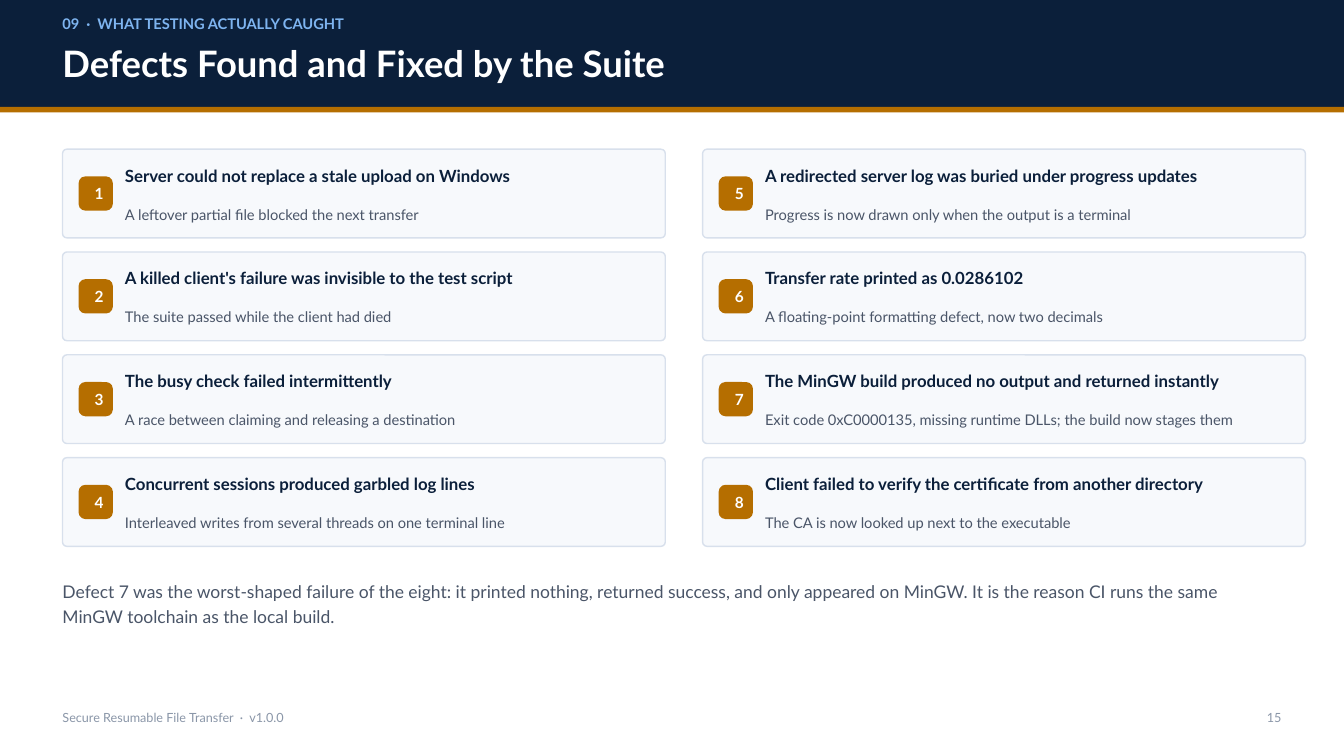
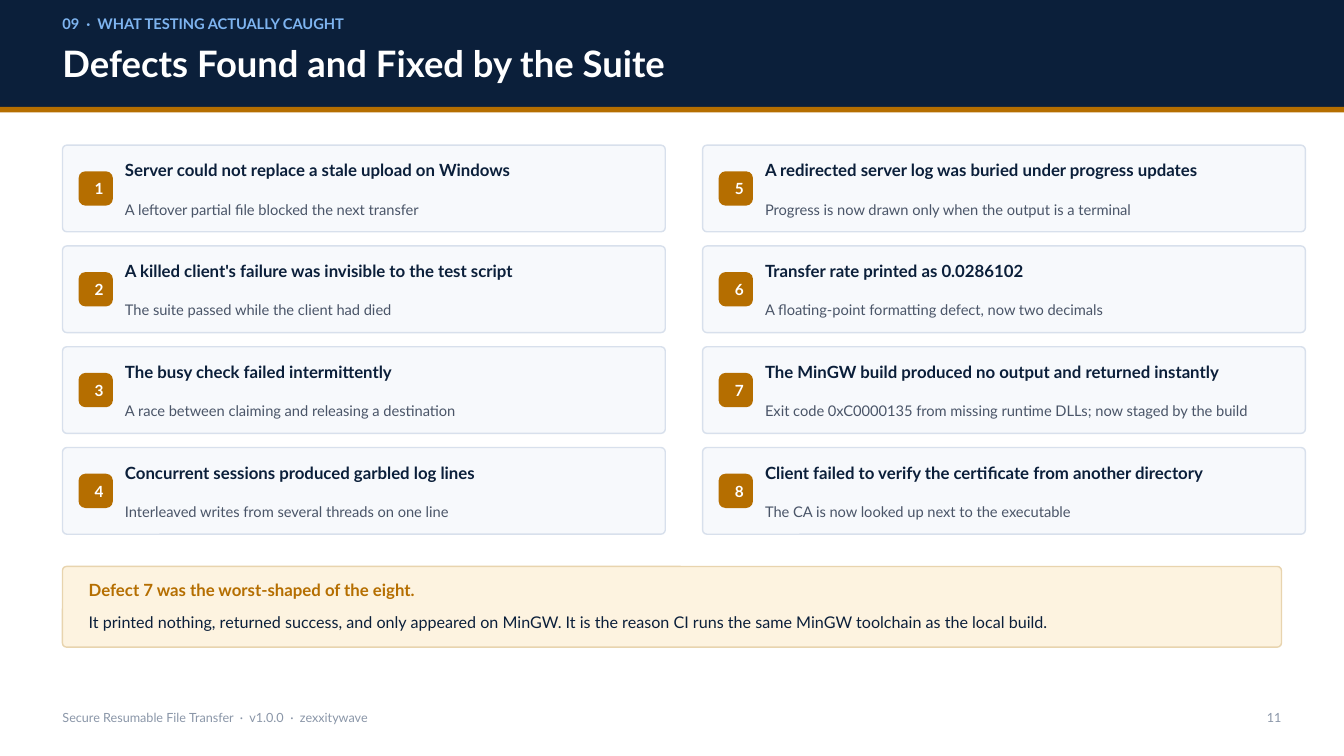
Before and after one commit to zexxitywave/File-transfer-, a slide deck: slide 11 of presentation/Secure-Resumable-File-Transfer.pptx (slide 15 before the commit). Drawn at 1344x756 pixels with LibreOffice and Linux fonts; fonts in the diff are those of the drawing. Boxes give left, top, right and bottom in pixels: in the first picture for what was removed or moved away, otherwise in the second. Text is boxed around its words. In the diff, an @@ line names an element or a change of style, - is before the commit and + after.

```diff
--- a/presentation/Secure-Resumable-File-Transfer.pptx
+++ b/presentation/Secure-Resumable-File-Transfer.pptx
@@ 8 rounded rectangles, 6 texts: place and size @@
-8 rounded rectangles, 6 texts at <box>63,149,1306,341</box>
+8 rounded rectangles, 6 texts at <box>63,145,1306,333</box>
@@ text at <box>765,405,1247,419</box>: text changed @@
-Exit code 0xC0000135, missing runtime DLLs; the build now stages them
+Exit code 0xC0000135 from missing runtime DLLs; now staged by the build
@@ 8 texts, 8 rounded rectangles: place and size @@
-8 texts, 8 rounded rectangles at <box>63,311,1306,546</box>
+8 texts, 8 rounded rectangles at <box>63,304,1306,534</box>
@@ text at <box>125,506,449,517</box>: text changed @@
-Interleaved writes from several threads on one terminal line
+Interleaved writes from several threads on one line
@@ rounded rectangle added at <box>63,567,1281,647</box>, fill #FDF3E0, outline #E8D4AE 1 pt @@
@@ text added at <box>89,583,415,599</box>, 12 pt, text #B56E00, bold @@
+Defect 7 was the worst-shaped of the eight.
@@ text at <box>89,616,1048,631</box>: text changed; size 12.5 to 11.5 pt; text colour #4A5568 to #0B1F3A @@
-Defect 7 was the worst-shaped failure of the eight: it printed nothing, returned success, and only appeared on MinGW. It is the reason CI runs the same MinGW toolchain as the local build.
+It printed nothing, returned success, and only appeared on MinGW. It is the reason CI runs the same MinGW toolchain as the local build.
@@ text at <box>62,713,368,724</box>: text changed @@
-Secure Resumable File Transfer · v1.0.0
+Secure Resumable File Transfer · v1.0.0 · zexxitywave
@@ text at <box>1267,713,1282,722</box>: text changed @@
-15
+11
```
Also in this commit, not shown: 15 other slides changed, 6 slides removed, 2 other files.
